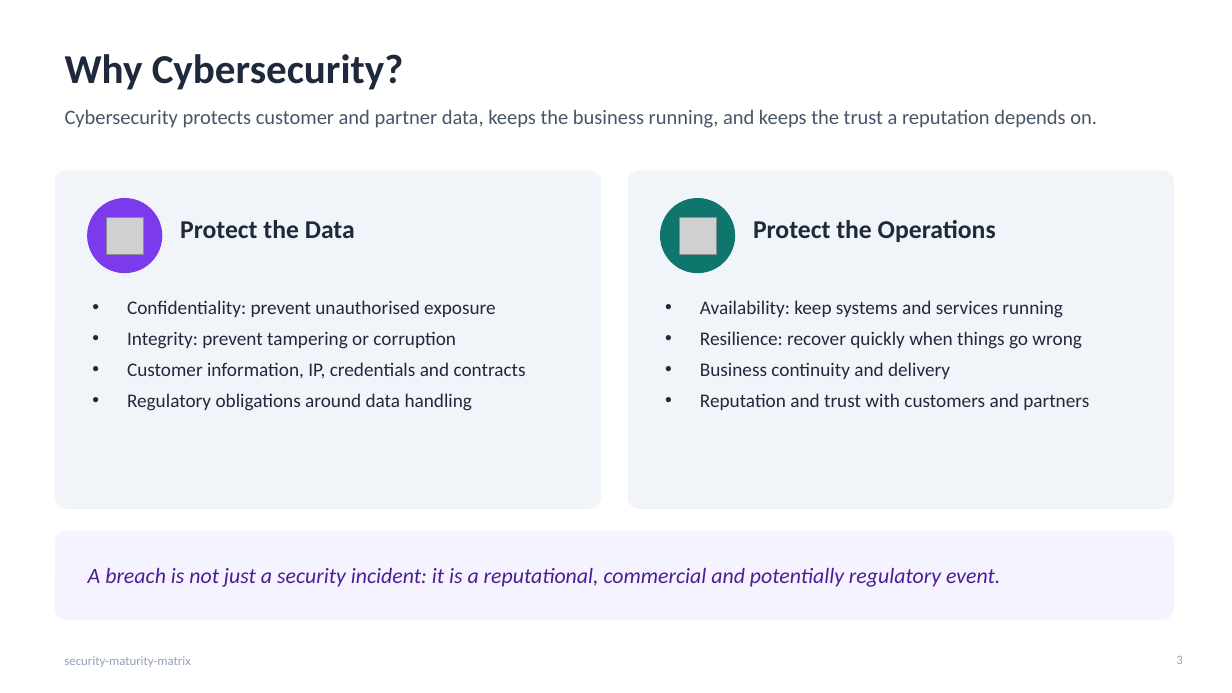
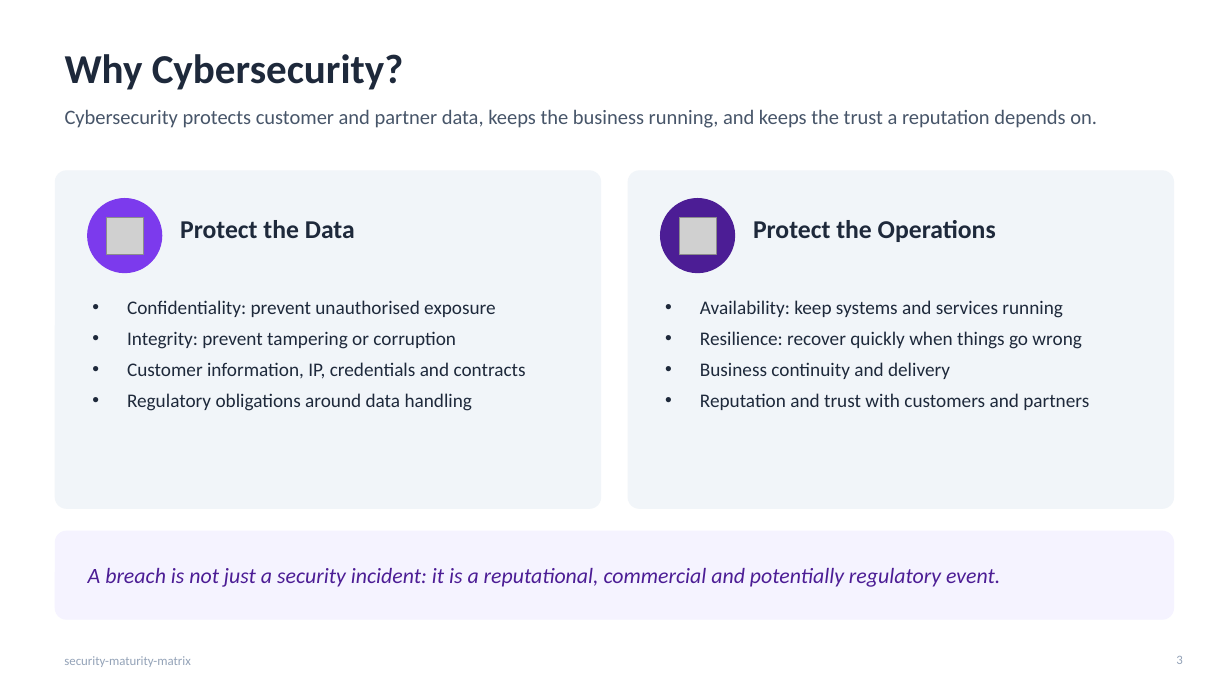
Before and after one commit to srilekha82/security-maturity-matrix, a slide deck: slide 3 of docs/deck/Cybersecurity_and_AI_Capability.pptx. Drawn at 1232x693 pixels with LibreOffice and Linux fonts; fonts in the diff are those of the drawing; grey boxes stand for pictures. Boxes give left, top, right and bottom in pixels: in the first picture for what was removed or moved away, otherwise in the second. Text is boxed around its words. In the diff, an @@ line names an element or a change of style, - is before the commit and + after.

```diff
--- a/docs/deck/Cybersecurity_and_AI_Capability.pptx
+++ b/docs/deck/Cybersecurity_and_AI_Capability.pptx
@@ ellipse at bbox=[661, 199, 735, 273]: fill #0F766E to #4C1D95; outline #0F766E 1 pt to #4C1D95 1 pt @@
```
Also in this commit, not shown: 2 other slides changed, 5 other files.
